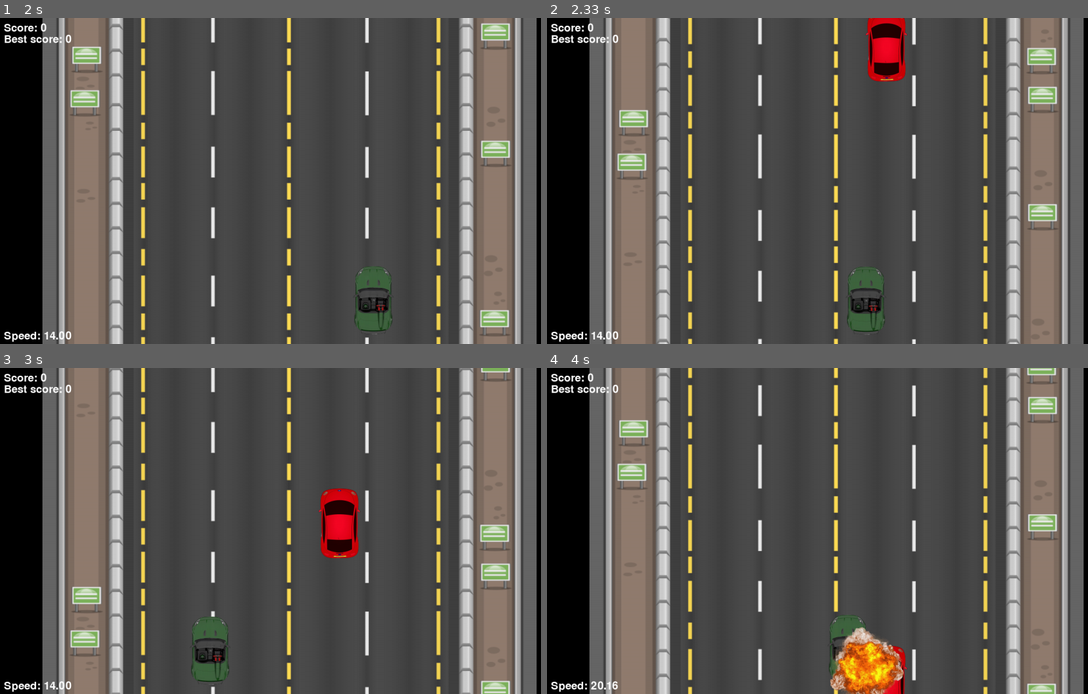
Above: before the commit, frames 1-4 (two rows, left to right).
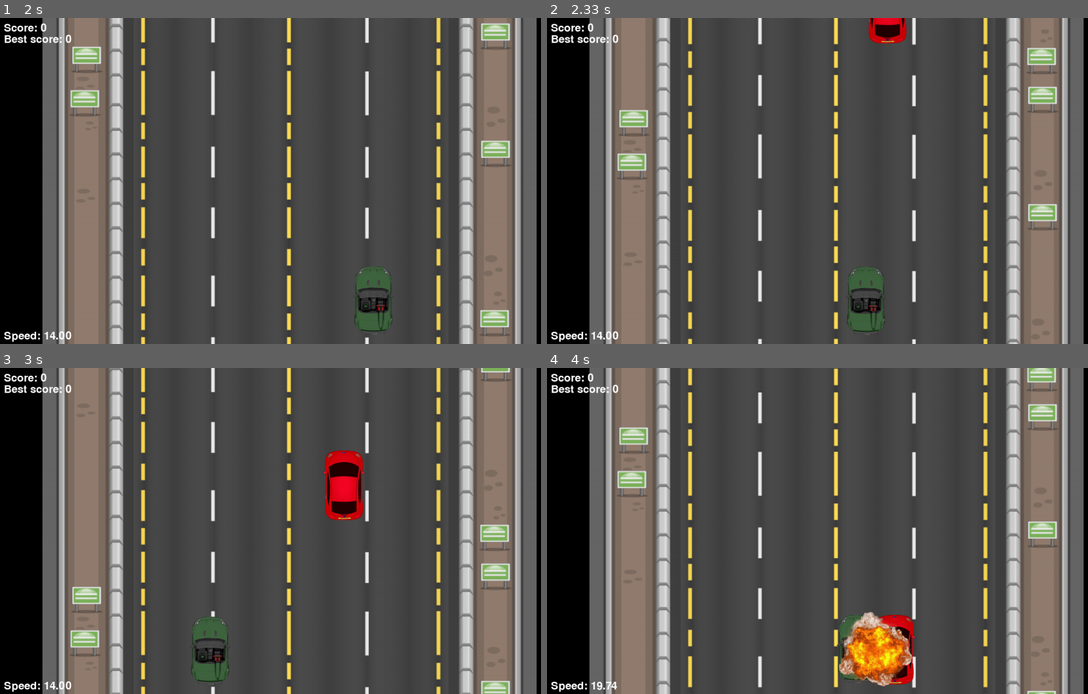
Above: after the commit, the same moments.

Repository: KidIsKing/TheFastestCar
Game: pygame game, started from racing_game_oop.py
Same seed, same stepped clock (60 frames per second), same inputs: the game is played once before the commit and once after it.
Inputs:
- Up to frame 1 (2 s): hold Right 0.33-0.8 s; hold Up 0.83-1.13 s; hold Right 1.17-1.63 s; hold Left from 1.67 s (still down)
- Up to frame 2 (2.33 s): release Left at 2.2 s; hold Down from 2.23 s (still down)
- Up to frame 3 (3 s): release Down at 2.53 s; hold Left 2.57-2.97 s
- Up to frame 4 (4 s): hold Up 3-3.37 s; hold Right from 3.4 s (still down)

Frame 1 is identical in both runs. In frame 2, 1.0% of the frame differs, in the area x 58-67%, y 0-20%; in frame 3, 2.0%; in frame 4, 7.9%, in the area x 8-95%, y 0-100%.

Commit message:
enemy in drift

Diff:
--- a/racing_game_oop.py
+++ b/racing_game_oop.py
@@ -50,14 +50,38 @@
 
 
 class Enemy:
-    def __init__(self, image, x, y, speed):
+    def __init__(self, image, x, y, speed, left_bound, right_bound):
         self.image = image
         self.rect = self.image.get_rect(topleft=(x, y))
         self.speed = speed
+        self.left_bound = left_bound
+        self.right_bound = right_bound
+        self.float_x = float(self.rect.x)
+        self.drift_speed = random.choice([-1, 1]) * random.uniform(0.08, 0.22)
+        self.drift_target_speed = self.drift_speed
+        self.next_drift_change = pygame.time.get_ticks() + random.randint(1200, 2600)
         self.scored = False
 
     def update(self, world_speed=0):
         self.rect.y += self.speed + world_speed
+
+        now = pygame.time.get_ticks()
+        if now >= self.next_drift_change:
+            self.next_drift_change = now + random.randint(1200, 2600)
+            self.drift_target_speed = random.choice([-1, 1]) * random.uniform(0.08, 0.28)
+
+        self.drift_speed += (self.drift_target_speed - self.drift_speed) * 0.6
+        self.float_x += self.drift_speed
+        self.rect.x = int(round(self.float_x))
+
+        if self.rect.left <= self.left_bound:
+            self.rect.left = self.left_bound
+            self.float_x = float(self.rect.x)
+            self.drift_target_speed = abs(self.drift_target_speed)
+        elif self.rect.right >= self.right_bound:
+            self.rect.right = self.right_bound
+            self.float_x = float(self.rect.x)
+            self.drift_target_speed = -abs(self.drift_target_speed)
 
     def draw(self, surface):
         surface.blit(self.image, self.rect)
@@ -117,10 +141,11 @@
         self.score = 0
         self.best_score = self.start_score
         self.last_spawn_time = pygame.time.get_ticks()
-        self.spawn_interval = 2000
+        self.base_spawn_interval = 2200
+        self.min_spawn_interval = 700
         self.player_speed = 2
         self.start_speed = self.player_speed
-        self.max_speed = 30
+        self.max_speed = 15
         self.min_speed = 2
         self.speed_acceleration = 0.07
         self.speed_coast_deceleration = 0.03
@@ -140,7 +165,14 @@
         max_x = WIDTH // 2 + self.road.image.get_width() // 2 - self.player.rect.width - 220
         x = random.randint(min_x, max_x)
         y = -self.enemy_image.get_height()
-        self.enemies.append(Enemy(self.enemy_image, x, y, self.enemy_speed))
+        self.enemies.append(Enemy(self.enemy_image, x, y, self.enemy_speed, min_x, max_x))
+
+    def get_spawn_interval(self):
+        speed_range = self.max_speed - self.min_speed
+        speed_ratio = 0.0 if speed_range == 0 else (self.player_speed - self.min_speed) / speed_range
+        speed_ratio = max(0.0, min(1.0, speed_ratio))
+        easing = speed_ratio ** 2
+        return int(self.base_spawn_interval - (self.base_spawn_interval - self.min_spawn_interval) * easing)
 
     def handle_events(self):
         for event in pygame.event.get():
@@ -177,7 +209,7 @@
         self.check_points()
 
         now = pygame.time.get_ticks()
-        if now - self.last_spawn_time >= self.spawn_interval:
+        if now - self.last_spawn_time >= self.get_spawn_interval():
             self.spawn_enemy()
             self.last_spawn_time = now
 
